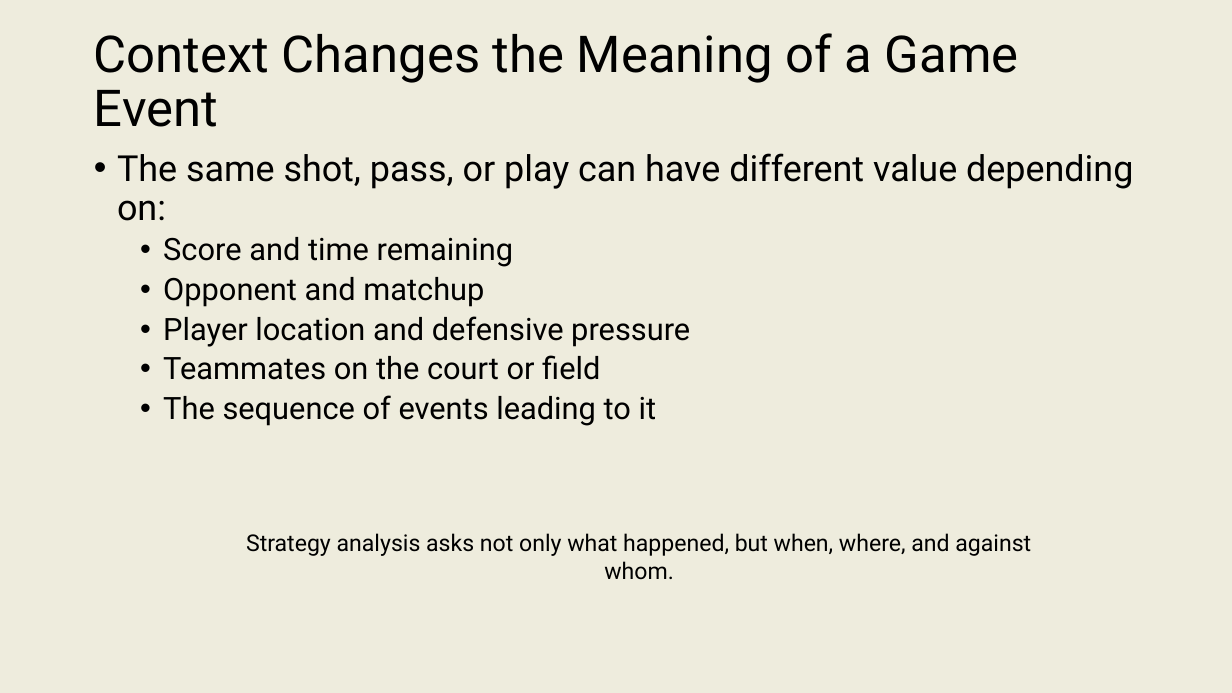
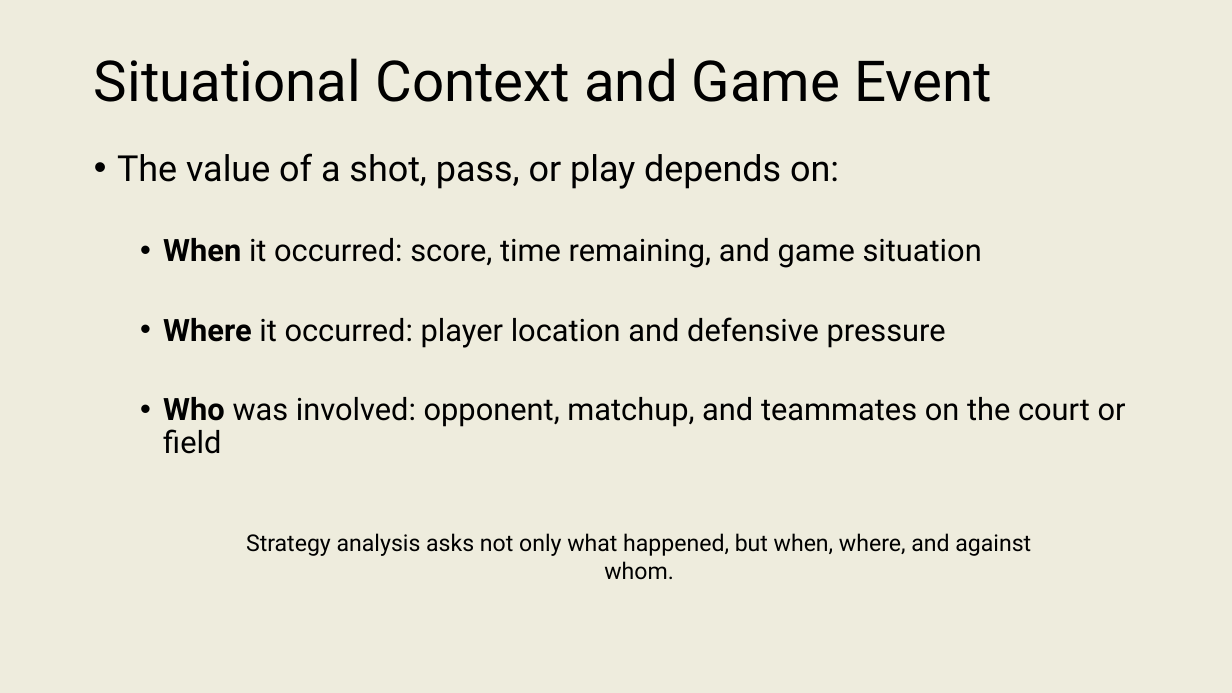
Before and after one commit to onishisaryu/HES-3000-Sports-Data-Analytics, a slide deck: slide 12 of pptx canvas/Lecture2.pptx. Drawn at 1232x693 pixels with LibreOffice and Linux fonts; fonts in the diff are those of the drawing. Boxes give left, top, right and bottom in pixels: in the first picture for what was removed or moved away, otherwise in the second. Text is boxed around its words. In the diff, an @@ line names an element or a change of style, - is before the commit and + after.

```diff
--- a/pptx canvas/Lecture2.pptx
+++ b/pptx canvas/Lecture2.pptx
@@ title at (94, 58, 992, 102): text changed; size 39.6 to 44 pt @@
-Context Changes the Meaning of a Game Event
+Situational Context and Game Event
@@ text at (117, 153, 1126, 454): text changed @@
-• The same shot, pass, or play can have different value depending on:
-  • Score and time remaining
-  • Opponent and matchup
-  • Player location and defensive pressure
-  • Teammates on the court or field
-  • The sequence of events leading to it
+• The value of a shot, pass, or play depends on:
+  • When it occurred: score, time remaining, and game situation
+  • Where it occurred: player location and defensive pressure
+  • Who was involved: opponent, matchup, and teammates on the court or field
```
Also in this commit, not shown: 21 other slides changed, 2 slides added, 4 other files.
